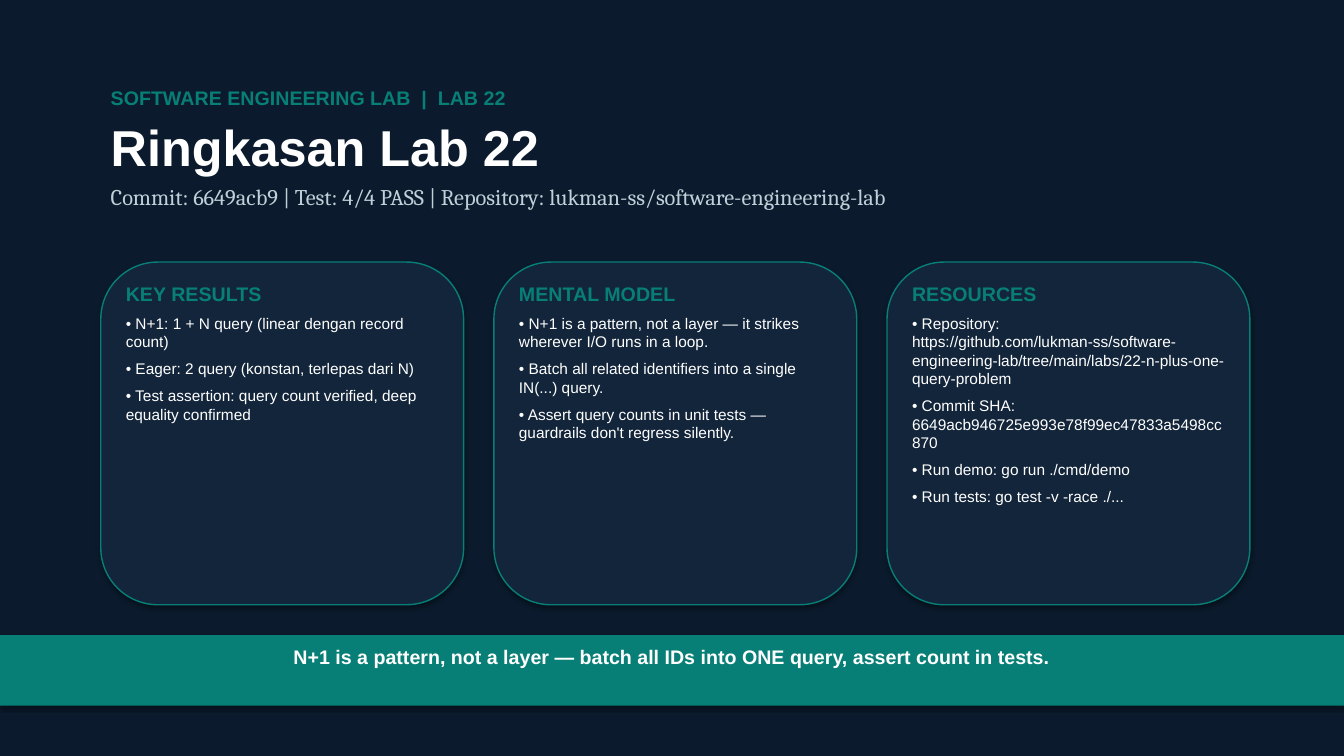
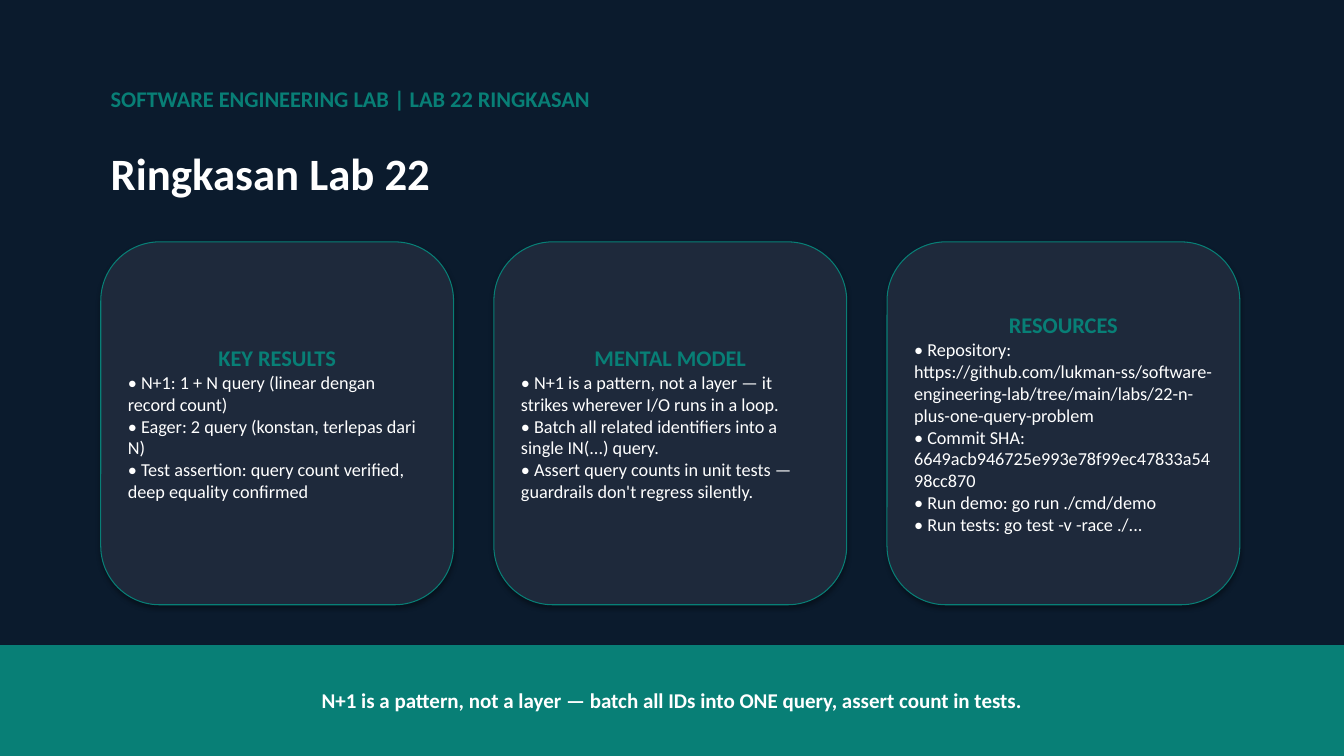
Before and after one commit to lukman-ss/software-engineering-lab, a slide deck: slide 24 of labs/22-n-plus-one-query-problem/result/linkedin/lab-22-n-plus-one-query-problem-carousel.pptx. Drawn at 1344x756 pixels with LibreOffice and Linux fonts; fonts in the diff are those of the drawing. Boxes give left, top, right and bottom in pixels: in the first picture for what was removed or moved away, otherwise in the second. Text is boxed around its words. In the diff, an @@ line names an element or a change of style, - is before the commit and + after.

Commit message:
feat(22-n-plus-one-query-problem): save and integrate content_def.py publication builder

```diff
--- a/labs/22-n-plus-one-query-problem/result/linkedin/lab-22-n-plus-one-query-problem-carousel.pptx
+++ b/labs/22-n-plus-one-query-problem/result/linkedin/lab-22-n-plus-one-query-problem-carousel.pptx
@@ text at bbox=[111, 92, 590, 107]: text changed; font Cambria to Calibri; text colour #C0D0D8 to #087F76; bold on @@
-SOFTWARE ENGINEERING LAB | LAB 22
-Ringkasan Lab 22
-Commit: 6649acb9 | Test: 4/4 PASS | Repository: lukman-ss/software-engineering-lab
+SOFTWARE ENGINEERING LAB | LAB 22 RINGKASAN
@@ text added at bbox=[111, 158, 430, 198], 32 pt, text #FFFFFF, bold @@
+Ringkasan Lab 22
@@ rounded rectangle "KEY RESULTS": place and size @@
-rounded rectangle "KEY RESULTS" at bbox=[126, 287, 416, 423]
+rounded rectangle "KEY RESULTS" at bbox=[101, 242, 454, 605]
@@ rounded rectangle "KEY RESULTS" at bbox=[101, 242, 454, 605]: size 14 to 16 pt in "KEY RESULTS"; font Arial to Calibri, size 11 to 13 pt; alignment left to centre; less space between paragraphs; vertical alignment top to middle; fill none to #1E293B; outline none to #087F76 0.75 pt; shadow on @@
@@ rounded rectangle removed at bbox=[101, 262, 464, 605] @@
@@ rounded rectangle "MENTAL MODEL": place and size @@
-rounded rectangle "MENTAL MODEL" at bbox=[494, 262, 857, 605]
+rounded rectangle "MENTAL MODEL" at bbox=[494, 242, 847, 605]
@@ rounded rectangle "MENTAL MODEL" at bbox=[494, 242, 847, 605]: fill #13253A to #1E293B; outline #087F76 1 pt to #087F76 0.75 pt @@
@@ rounded rectangle "RESOURCES": place and size @@
-rounded rectangle "RESOURCES" at bbox=[912, 287, 1224, 505]
+rounded rectangle "RESOURCES" at bbox=[887, 242, 1240, 605]
@@ rounded rectangle "RESOURCES" at bbox=[887, 242, 1240, 605]: size 14 to 16 pt in "RESOURCES"; font Arial to Calibri, size 11 to 13 pt; alignment left to centre; less space between paragraphs; vertical alignment top to middle; fill none to #1E293B; outline none to #087F76 0.75 pt; shadow on @@
@@ rounded rectangle removed at bbox=[887, 262, 1250, 605] @@
@@ text removed at bbox=[519, 287, 799, 441] @@
-MENTAL MODEL
-• N+1 is a pattern, not a layer — it strikes wherever I/O runs in a loop.
-• Batch all related identifiers into a single IN(...) query.
-• Assert query counts in unit tests — guardrails don't regress silently.
@@ text in rounded rectangle at bbox=[521, 351, 778, 501]: text added @@
+MENTAL MODEL
+• N+1 is a pattern, not a layer — it strikes wherever I/O runs in a loop.
+• Batch all related identifiers into a single IN(...) query.
+• Assert query counts in unit tests — guardrails don't regress silently.
@@ rectangle "N+1 is a pattern, not ...": place and size @@
-rectangle "N+1 is a pattern, not ..." at bbox=[293, 649, 1049, 668]
+rectangle "N+1 is a pattern, not ..." at bbox=[0, 645, 1344, 756]
@@ rectangle "N+1 is a pattern, not ..." at bbox=[0, 645, 1344, 756]: size 14 to 15 pt, font Arial to Calibri; vertical alignment top to middle; fill none to #087F76; shadow on @@
@@ rectangle removed at bbox=[0, 635, 1344, 706] @@
```
Also in this commit, not shown: 23 other slides changed, 4 other files.
